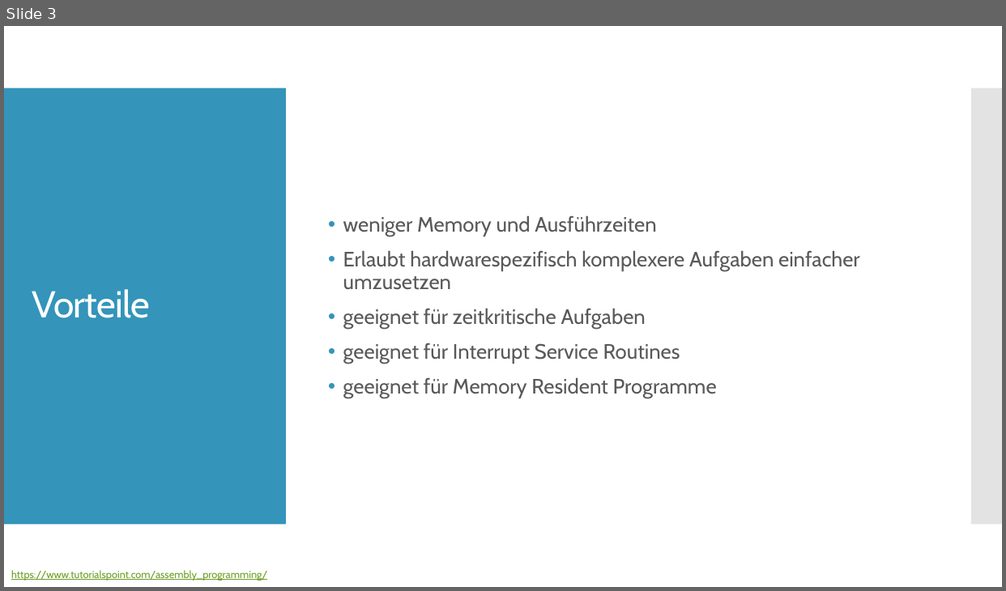
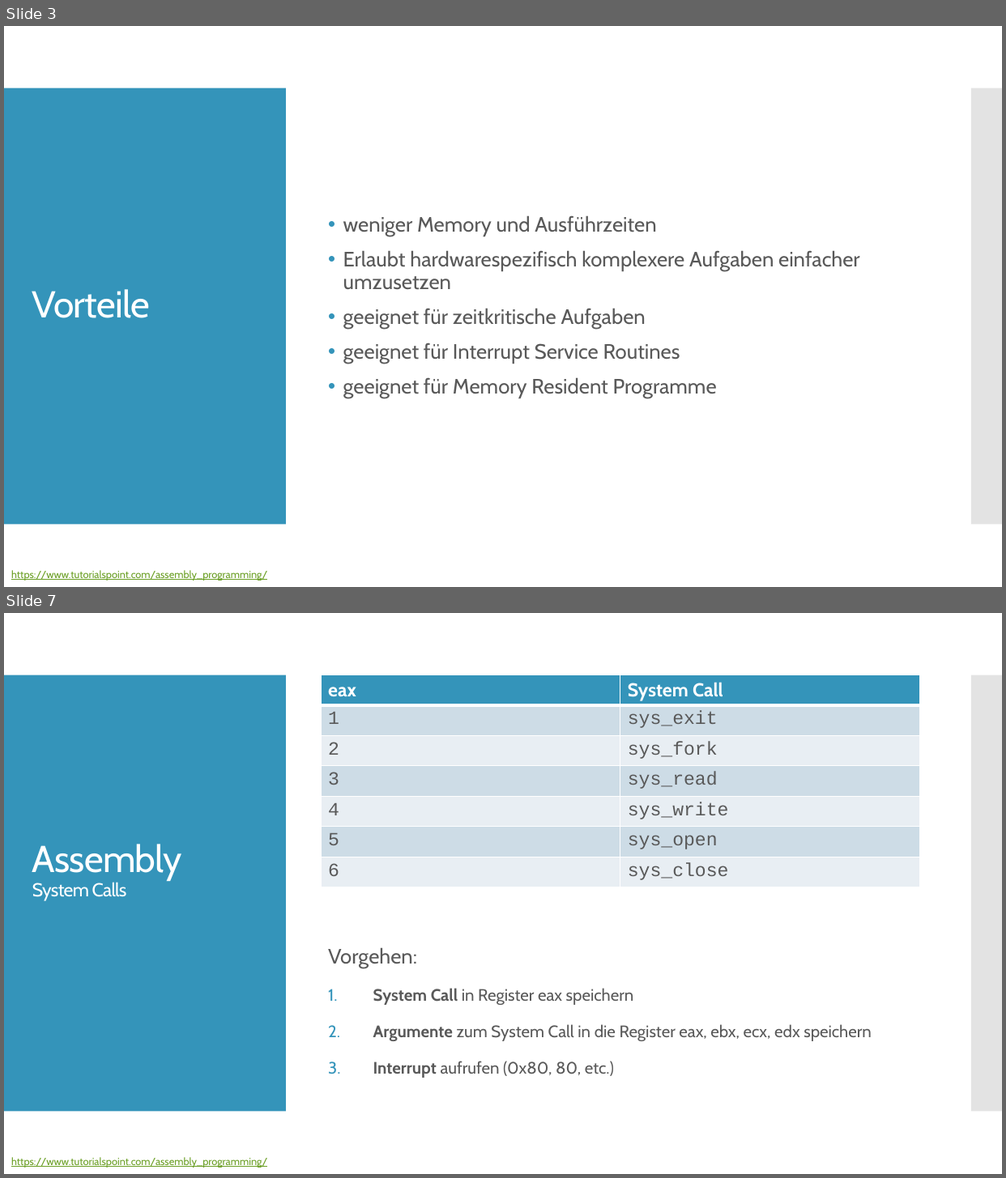
Before and after one commit to christopherchristensen/assembler, a slide deck: docs/ppt/presentation.pptx. Shown one above the other, each under a label of ours: slide 3 before the commit, slides 3 and 7 after it; the slides between them are not shown. The pictures are 1006x591 and 1006x1178 pixels, drawn with LibreOffice and Linux fonts; fonts in the diff are those of the drawing. Boxes give left, top, right and bottom in pixels: in the first picture for what was removed or moved away, otherwise in the second. Text is boxed around its words. In the diff, an @@ line names an element or a change of style, - is before the commit and + after.

```diff
--- a/docs/ppt/presentation.pptx
+++ b/docs/ppt/presentation.pptx
@@ slide 7 added at (4,613,1002,1174), background #FFFFFF; not listed: 2 template elements that a slide beside it also shows @@
@@ table added at (321,675,919,888), 7 rows, 2 columns @@
+eax | System Call
+1 | sys_exit
+2 | sys_fork
+3 | sys_read
+4 | sys_write
+5 | sys_open
+6 | sys_close
@@ title added at (32,844,182,901), 18 pt, text #FFFFFF @@
+Assembly
+System Calls
@@ text added at (328,948,872,1078), 16 pt, text #595959 @@
+Vorgehen:
+1. System Call in Register eax speichern
+2. Argumente zum System Call in die Register eax, ebx, ecx, edx speichern
+3. Interrupt aufrufen (0x80, 80, etc.)
@@ text added at (11,1157,267,1168), 10 pt, text #6B9F25, underline @@
+https://www.tutorialspoint.com/assembly_programming/
```
Also in this commit, not shown: 4 slides changed, 3 other slides added, 2 other files.
